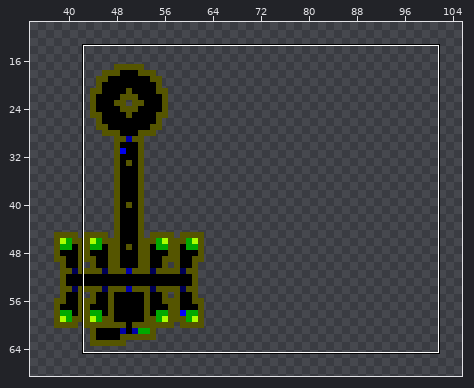
Two states of a sprite sheet, levels/start/map.png. The picture above shows the old version from afar; the outline marks the close-up.
Close-up. Before:
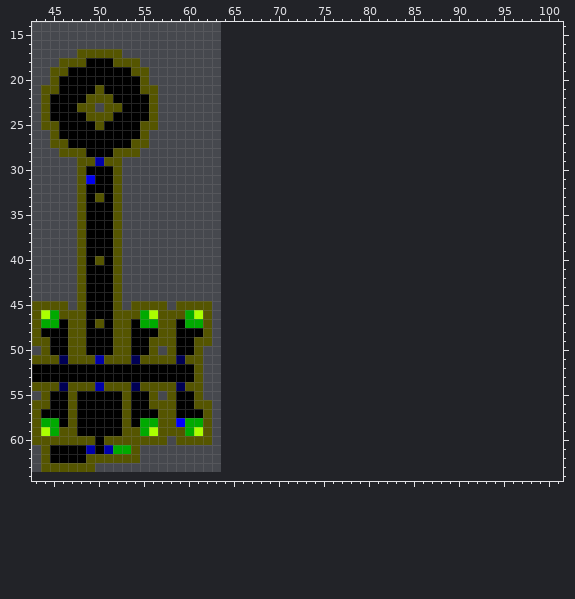
The file is 64x64 pixels. Colours within 5 levels of each other are drawn and written as one. Shown: x 43..101, y 14..64. The old version is drawn lined up with the new one, on the new canvas. The wide view leaves out empty margins.
Now the later version:
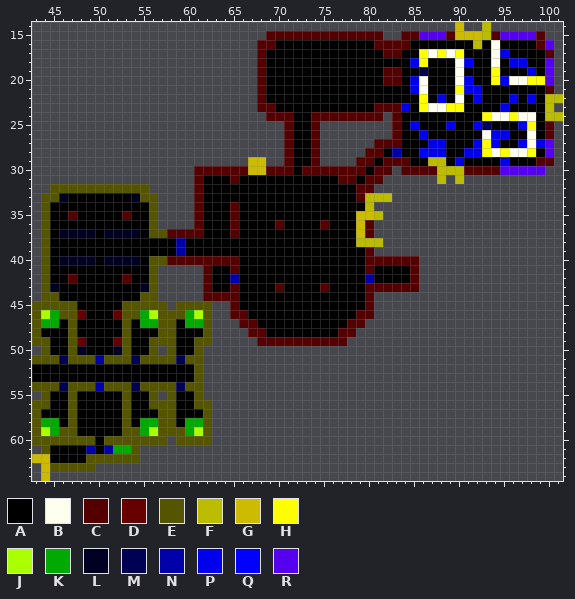
Palette (. is transparent): A #000000  B #ffffef  C #550000  D #660000  E #555500  F #bbbb00  G #ccbb00  H #ffff00  J #aaff00  K #00aa00  L #000022  M #000055  N #0000aa  P #0000ef  Q #0000ff  R #5500ef
Diff:
canvas 64x64 -> 256x256
@@ x 43..101 @@
-14 ...........................................................
-15 ...........................................................
-16 ...........................................................
-17 .....EEEEE.................................................
-18 ...EEEAAAEEE...............................................
-19 ..EEAAAAAAAEE..............................................
-20 ..EAAAAAAAAAE..............................................
-21 .EEAAAAEAAAAEE.............................................
-22 .EAAAAEEEAAAAE.............................................
-23 .EAAAEE.EEAAAE.............................................
-24 .EAAAAEEEAAAAE.............................................
-25 .EEAAAAEAAAAEE.............................................
-26 ..EAAAAAAAAAE..............................................
-27 ..EEAAAAAAAEE..............................................
-28 ...EEEAAAEEE...............................................
-29 .....EENEE.................................................
-30 .....EAAAE.................................................
-31 .....EPAAE.................................................
-32 .....EAAAE.................................................
-33 .....EAEAE.................................................
-34 .....EAAAE.................................................
-35 .....EAAAE.................................................
-36 .....EAAAE.................................................
-37 .....EAAAE.................................................
-38 .....EAAAE.................................................
-39 .....EAAAE.................................................
-40 .....EAEAE.................................................
-41 .....EAAAE.................................................
-42 .....EAAAE.................................................
-43 .....EAAAE.................................................
-44 .....EAAAE.................................................
-45 EEEE.EAAAE.EEEE.EEEE.......................................
-46 EJKEEEAAAEEEKJEEEKJE.......................................
-47 EKKAEEAEAEEAKKEEAKKE.......................................
-48 EAAAEEAAAEEAAAEEAAAE.......................................
-49 EEAAEEAAAEEAAEEEAAEE.......................................
-50 .EAAEEAAAEEAAE.EAAE........................................
+14 ...............................................G..F........
+15 ..........................CCCCCCCCCCCCC..CCRRRCGGGFCRRRRC..
+16 .........................CCAAAAAAAAAAACCCCAAAAAAAFABAAAACR.
+17 .........................CAAAAAAAAAAAAACCAAHBHBHAAABPAAAAC.
+18 .........................CAAAAAAAAAAAAAAAAPHAAABPAABAPPAAR.
+19 .........................CAAAAAAAAAAAAACCAAMAAABAAAHAAAPAR.
+20 .........................CAAAAAAAAAAAAACCAPBAAABPAAHPBBHHR.
+21 .........................CAAAAAAAAAAAAAAAAPBAAAHPPAAAAAAAC.
+22 .........................CAAAAAAAAAAAAAAAAAHAPABAPAAAPAPAFF
+23 .........................CCAAAAAAAAAAACCCPAHBBHHAAAAPAAAAF.
+24 ..........................CCCAACCCCCCCC.CAAAAAAAAAHBBHBBAFF
+25 ............................CAAC........CAPAAAPAAPMAAAPHAC.
+26 ............................CAAC........CAAPAAAAAABPPAABAC.
+27 ............................CAAC......CCCAAAPPAAAPHPAAPBPR.
+28 ............................CAAC.....CCANAAQPPAAPPHBHBBHAR.
+29 ........................GG..CAAC....CCACCCAAFFAPAAAAPAAACC.
+30 ..................CCCCCCGGCCCACCCCCCCACC.CCCCFFFCCCCRRRRR..
+31 ..................CAAACAAAAAAAAAAACCACC......F.F...........
+32 ..EEEEEEEEEEE.....CAAAAAAAAAAAAAAAAACC.....................
+33 .EELAAAAAAALEE....CAAAAAAAAAAAAAAAAACFFF...................
+34 .EAAAAAAAAAAAE....CAAACAAAAAAAAAAAAAAF.....................
+35 .EAACAAAAACAAE....CAAACAAAAAAAAAAAAAGGF....................
+36 .EAAAAAAAAAAAE....CAAACAAAACAAAACAAAGC.....................
+37 .EALLLLALLLLAEECCCCAAACAAAAAAAAAAAAAGC.....................
+38 .EAAAAAAAAAAAAAANAAAAAAAAAAAAAAAAAAAFFF....................
+39 .EAAAAAAAAAAAAAANAAAAAAAAAAAAAAAAAAAAC.....................
+40 .EALLLLALLLLAEECCCCCCCCAAAAAAAAAAAAAACCCCCC................
+41 .EAAAAAAAAAAAE.....CAACAAAAAAAAAAAAAACAAAAC................
+42 .EAACAAAAACAAE.....CAANAAAAAAAAAAAAAANAAAAC................
+43 .ELAAAAAAAAALE.....CAACAAAACAAAACAAAACCCCCC................
+44 .EEAAAAAAAAAEE.....CCCCAAAAAAAAAAAAAAC.....................
+45 EEEEEAAAAAEEEEE.EEEE..CAAAAAAAAAAAAAAC.....................
+46 EJKEEDAAADEEKJEEEKJE..CCAAAAAAAAAAAACC.....................
+47 EKKAEAAAAAEAKKEEAKKE...CCAAAAAAAAAACC......................
+48 EAAAEAAAAAEAAAEEAAAE....CCAAAAAAAACC.......................
+49 EEAAEDAAADEAAEEEAAEE.....CCCCCCCCCC........................
+50 .EAAELAAALEAAE.EAAE........................................
 51 EEEMEEENEEEMEEEEMEE........................................
@@ x 57..61 @@
 57 EEAAA
-58 EEQKK
+58 EEAKK
 59 EEEKJ
@@ x 43..46 @@
 61 .EAA
-62 .EAA
-63 .EEE
-64 ....
+62 GGAA
+63 .GEE
+64 .G..
Changed places in both close-ups, as pixel boxes (x1, y1, x2, y2):
changed: (41, 22, 563, 355)
changed: (176, 418, 185, 427)
changed: (32, 454, 50, 481)
